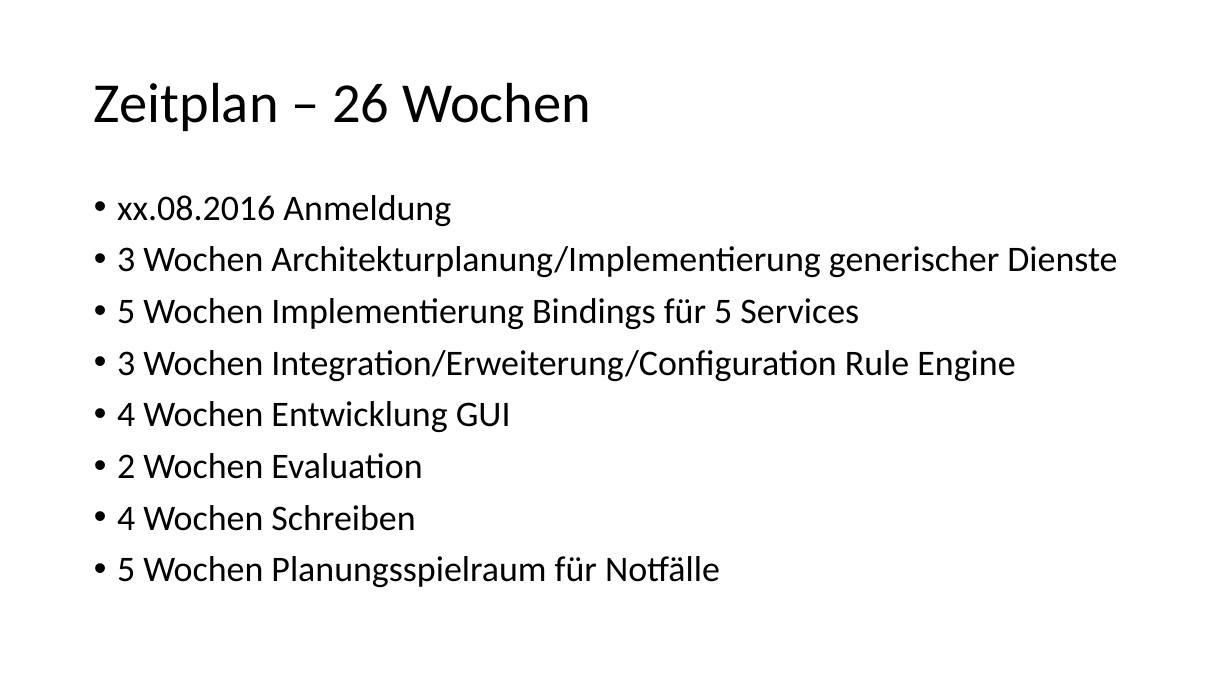
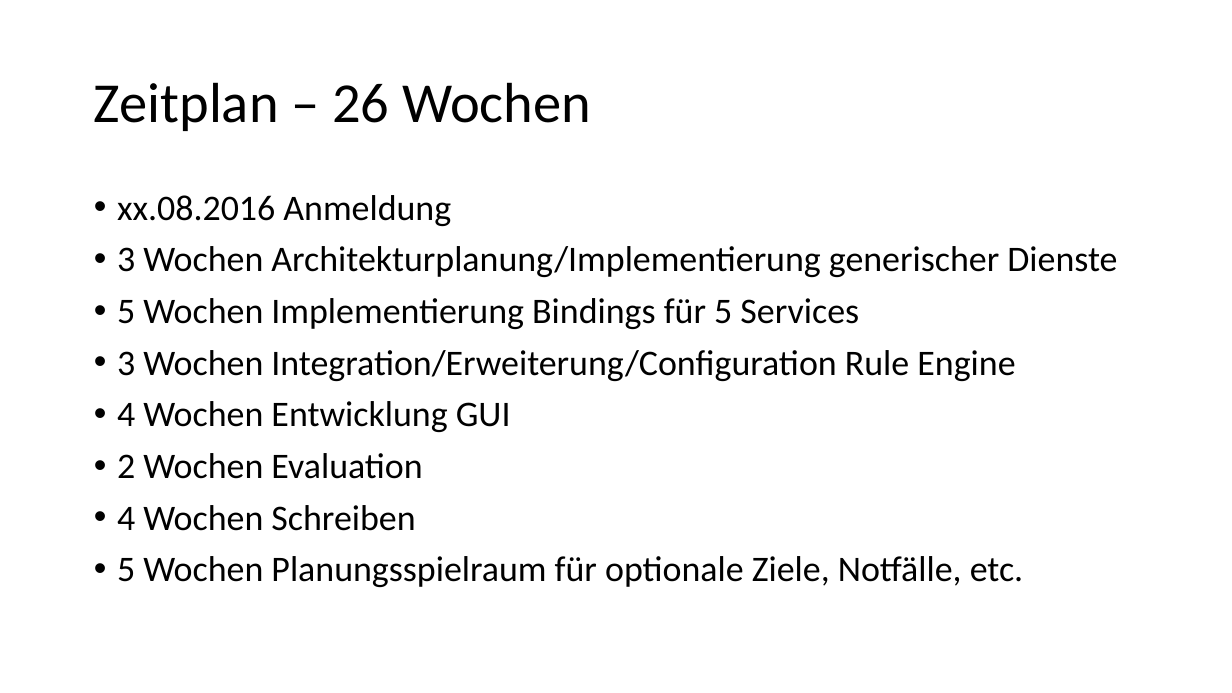
Before and after one commit to WarZealot/master, a slide deck: slide 15 of Master-Arbeit/Vortrag/Master-Arbeit.odp (slide 12 before the commit). Drawn at 1232x693 pixels with LibreOffice and Linux fonts; fonts in the diff are those of the drawing. Boxes give left, top, right and bottom in pixels: in the first picture for what was removed or moved away, otherwise in the second. Text is boxed around its words. In the diff, an @@ line names an element or a change of style, - is before the commit and + after.

```diff
--- a/Master-Arbeit/Vortrag/Master-Arbeit.odp
+++ b/Master-Arbeit/Vortrag/Master-Arbeit.odp
@@ text at (117, 556, 1023, 587): text changed @@
-• 5 Wochen Planungsspielraum für Notfälle
+• 5 Wochen Planungsspielraum für optionale Ziele, Notfälle, etc.
```
Also in this commit, not shown: 7 other slides changed, 4 slides added, 3 other files.
